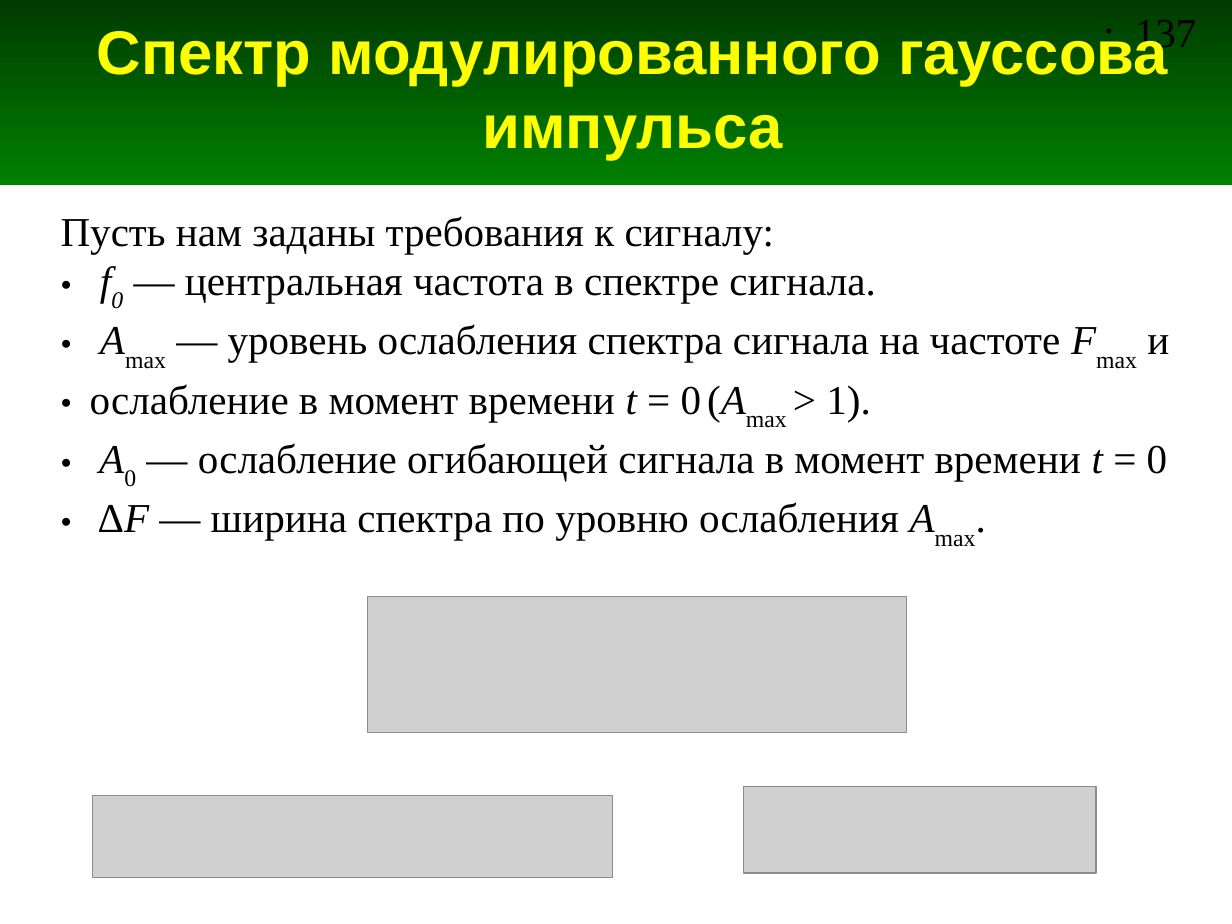
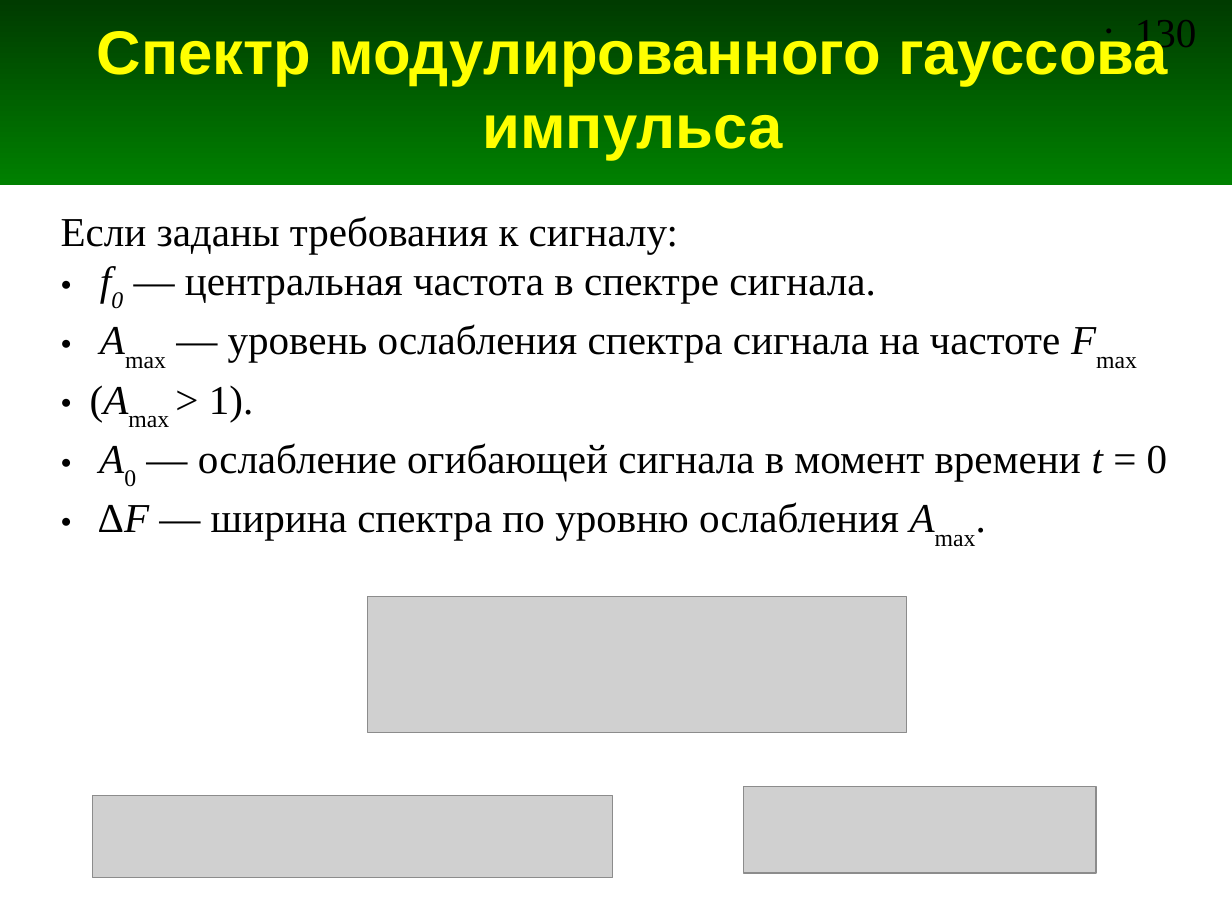
Before and after one commit to andris0147sv/modelling, a slide deck: slide 130 of presentations/2. FDTD.odp (slide 137 before the commit). Drawn at 1232x924 pixels with LibreOffice and Linux fonts; fonts in the diff are those of the drawing; grey boxes stand for pictures. Boxes give left, top, right and bottom in pixels: in the first picture for what was removed or moved away, otherwise in the second. Text is boxed around its words. In the diff, an @@ line names an element or a change of style, - is before the commit and + after.

```diff
--- a/presentations/2. FDTD.odp
+++ b/presentations/2. FDTD.odp
@@ page number at (x1=1135, y1=20, x2=1197, y2=55): text changed @@
-• 137
+• 130
@@ text at (x1=61, y1=216, x2=678, y2=253): text changed @@
-Пусть нам заданы требования к сигналу:
+Если заданы требования к сигналу:
@@ text at (x1=209, y1=324, x2=1061, y2=421): text changed @@
-● Amax — уровень ослабления спектра сигнала на частоте Fmax и
-● ослабление в момент времени t = 0 (Amax > 1).
+● Amax — уровень ослабления спектра сигнала на частоте Fmax
+● (Amax > 1).
```
Also in this commit, not shown: 10 other slides changed.
